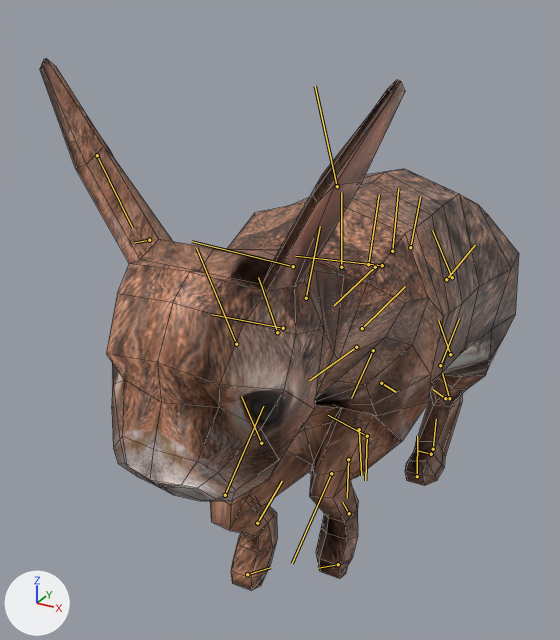
What one commit did to the FBX model Assets/Animations/Rabbit/RabbitRun.fbx.
Before and after are seen from a camera (50 mm lens) standing at (0.0126, -0.0415, 0.0255) and looking at (-0.0029, -0.0134, 0.0114). The axes (+X, +Y, +Z) are drawn at lower left. The lights are the same throughout. Both versions are drawn at frame 2 of the action 'Take 001'; the numbers are the values there. The bones that bend it are drawn over the model as lines. Mesh edges are drawn as thin lines.

Names of what the first picture shows: 'Rabbit.001'.
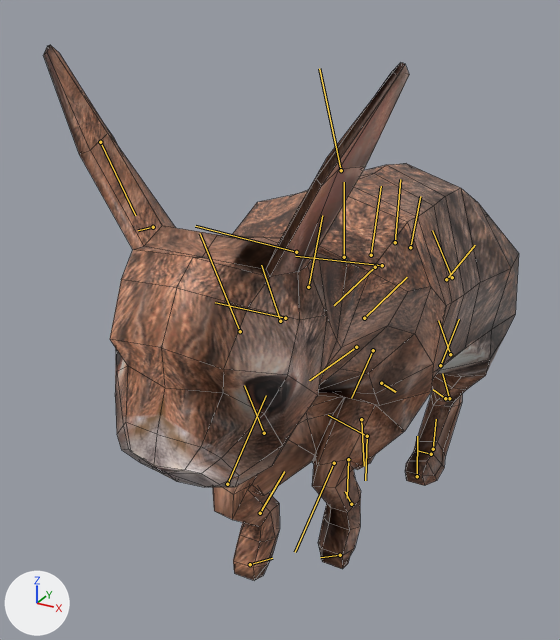
Boxes [x1, y1, x2, y2] around the edits, measured in the pictures (560 x 640 px):
```json
{"object": "Rabbit.001", "change": "posed", "before": [40, 59, 519, 591], "after": [43, 45, 519, 580]}
{"bone": "Spine_1", "before": "(392, 251) to (398, 188)", "after": "(395, 242) to (400, 179)"}
```

Scene script edits in JSON lines:
```json
{"block": "bone_spine_1", "where": "bone_spine_1 = bpy.data.objects['Rabbit'].pose.bones['Spine_1']  # child of 'Hips'"}
{"op": "set", "path": "bone_spine_1.location", "old": "(-0.048, -0.065, 0.0)", "new": "(-0.067, -0.026, 0.0)"}
```
